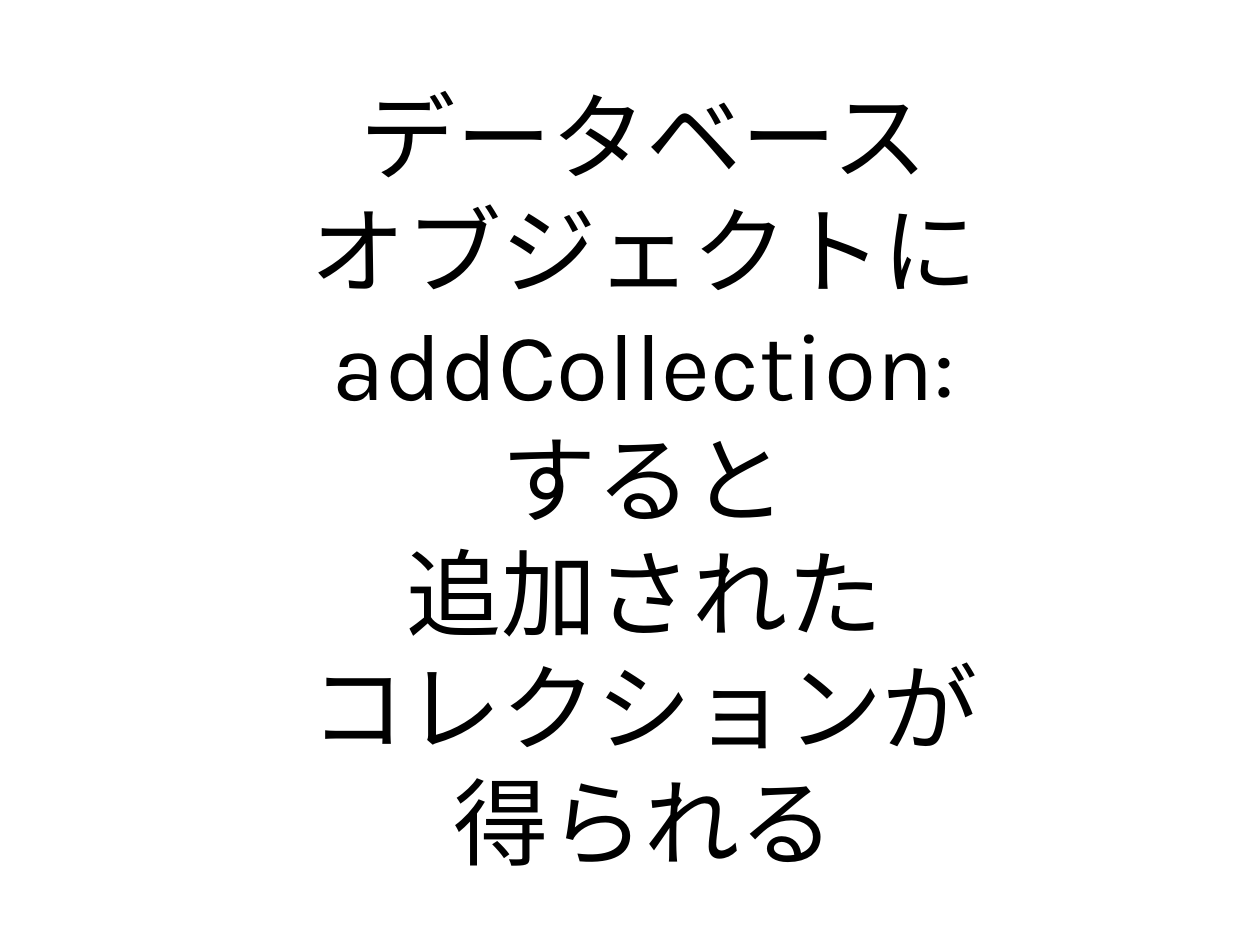
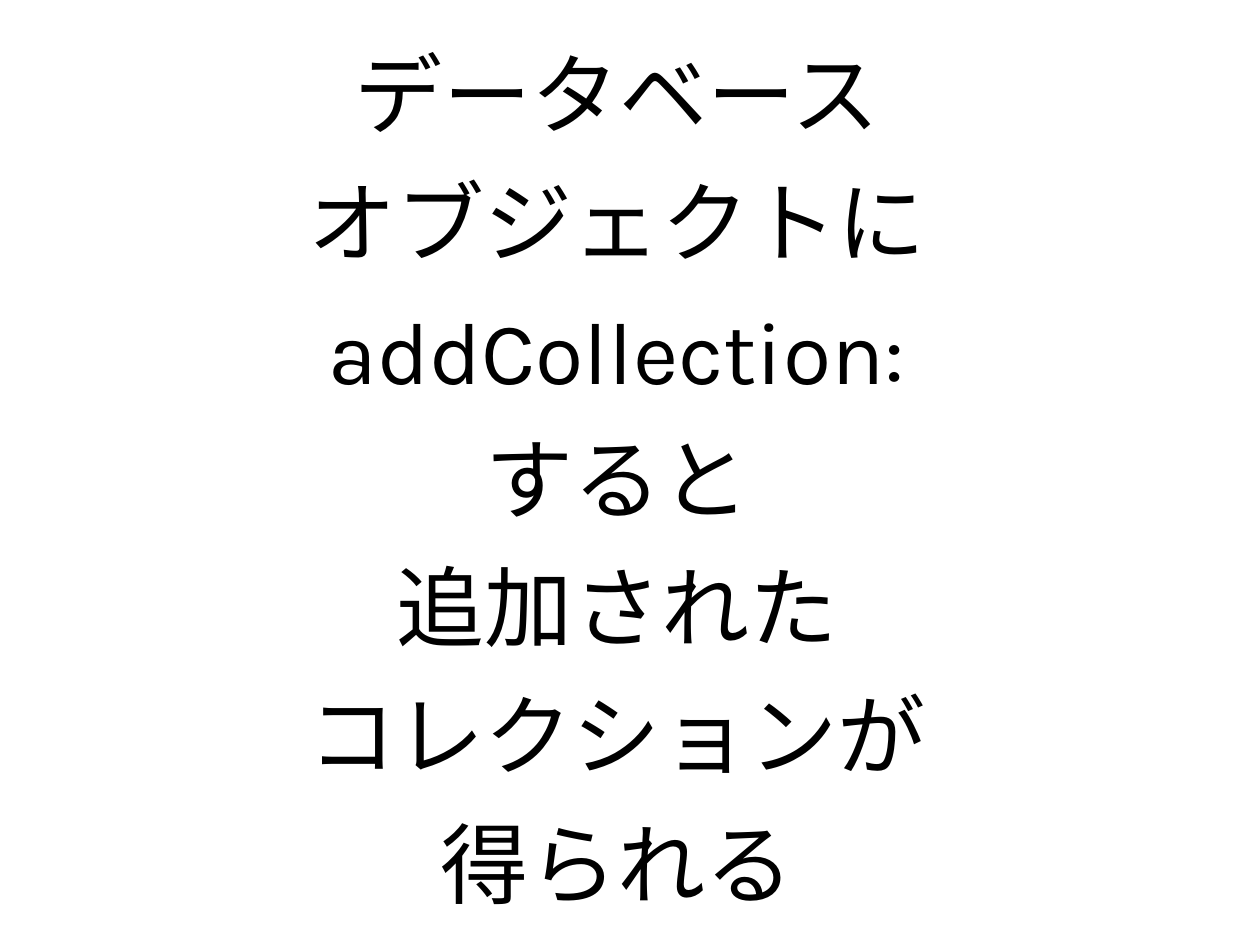
Before and after one commit to naruoga/mongotalk-sample, a slide deck: slide 28 of trying-mongotalk.odp. Drawn at 1260x945 pixels with LibreOffice and Linux fonts; fonts in the diff are those of the drawing. Boxes give left, top, right and bottom in pixels: in the first picture for what was removed or moved away, otherwise in the second. Text is boxed around its words. In the diff, an @@ line names an element or a change of style, - is before the commit and + after.

```diff
--- a/trying-mongotalk.odp
+++ b/trying-mongotalk.odp
@@ text at bbox=[309, 52, 926, 904]: text changed; size 60 to 55.5 pt @@
-データベース
-オブジェクトに
-addCollection:
-すると
-追加された
-コレクションが
-得られる
+データベース
+オブジェクトに
+addCollection:
+すると
+追加された
+コレクションが
+得られる
```
Also in this commit, not shown: 18 other slides changed, 30 slides added, 3 slides removed, 1 other file.
